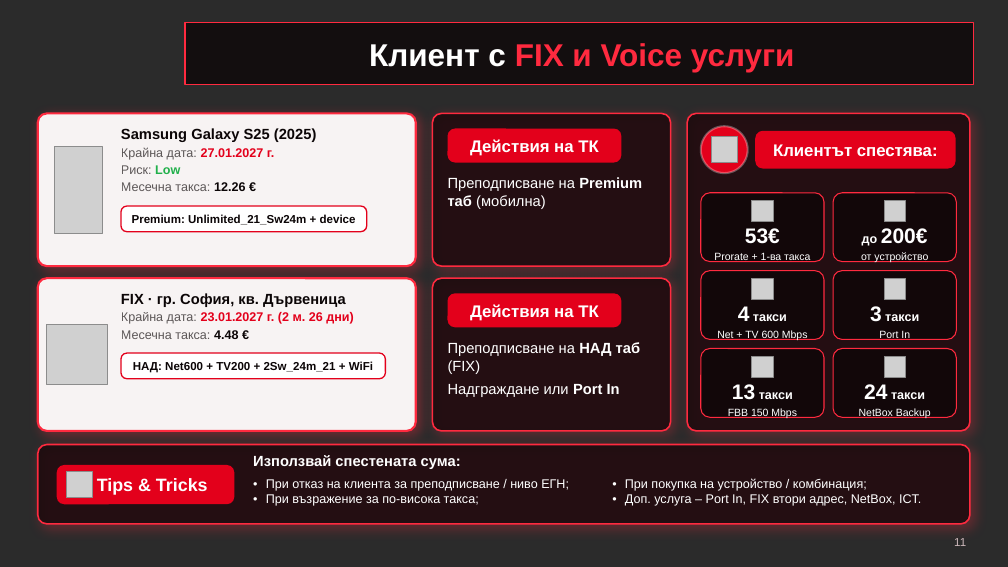
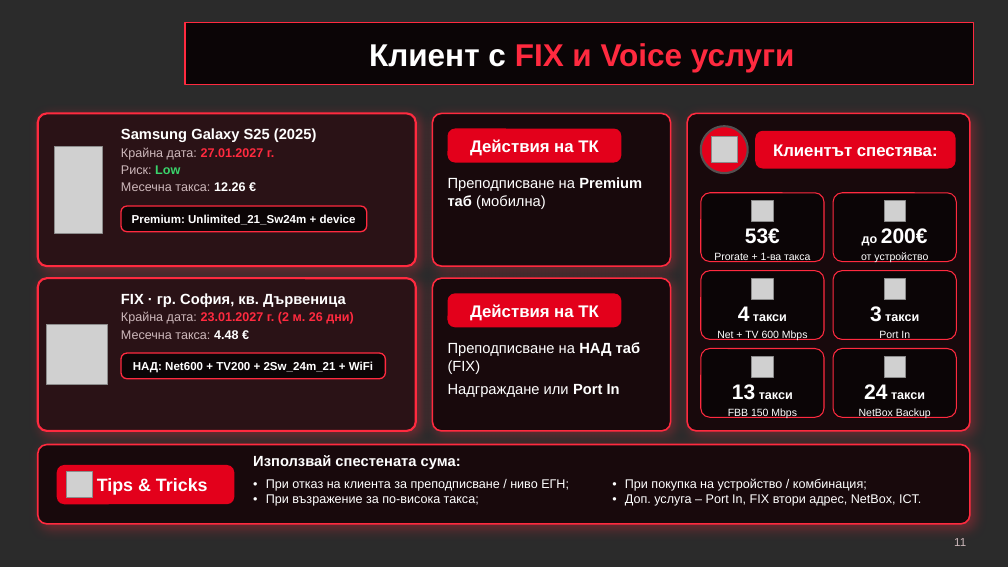
Before and after one commit to kemblix/phonetradebg, a slide deck: slide 11 of Black-Friday-Prepodpisvane.pptx. Drawn at 1008x567 pixels with LibreOffice and Linux fonts; fonts in the diff are those of the drawing; grey boxes stand for pictures; background and template pictures are left out; a plain dark background stands for a picture behind light text. Boxes give left, top, right and bottom in pixels: in the first picture for what was removed or moved away, otherwise in the second. Text is boxed around its words. In the diff, an @@ line names an element or a change of style, - is before the commit and + after.

```diff
--- a/Black-Friday-Prepodpisvane.pptx
+++ b/Black-Friday-Prepodpisvane.pptx
@@ rounded rectangle at (x1=38, y1=113, x2=416, y2=266): fill #F7F3F3 to #2A1216 @@
@@ rounded rectangle at (x1=687, y1=113, x2=970, y2=431): fill #1A0A0D at 85% opacity to #18090C @@
@@ text "Samsung Galaxy S25 (2025)" at (x1=121, y1=128, x2=317, y2=191): text colour #0B0506 to #FFFFFF in "Samsung Galaxy S25 (2025)", "12.26 €"; text colour #0B0506 at 65% opacity to #CDB8BB in "Крайна дата:", "Риск:", "Месечна такса:"; text colour #E3001B to #FF2A3F in "27.01.2027 г."; text colour #21B04B to #3AD36B in "Low" @@
@@ ellipse at (x1=701, y1=126, x2=748, y2=173): outline #FFFFFF 2 pt to #545051 2 pt @@
@@ text "Premium: Unlimited_21_Sw24m + device" at (x1=132, y1=214, x2=356, y2=225): text colour #0B0506 to #FFFFFF @@
@@ rounded rectangle at (x1=121, y1=206, x2=367, y2=232): fill #FFFFFF to #0B0506; outline #E3001B 1.25 pt to #FF2A3F 1.25 pt @@
@@ rounded rectangle at (x1=38, y1=278, x2=416, y2=431): fill #F7F3F3 to #2A1216 @@
@@ text "FIX · гр. София, кв. ..." at (x1=121, y1=293, x2=354, y2=339): text colour #0B0506 to #FFFFFF in "FIX · гр. София, кв. Дървеница", "4.48 €"; text colour #0B0506 at 65% opacity to #CDB8BB in "Крайна дата:", "Месечна такса:"; text colour #E3001B to #FF2A3F in "23.01.2027 г. (2 м. 26 дни)" @@
@@ text "НАД: Net600 + TV200 + ..." at (x1=133, y1=361, x2=373, y2=373): text colour #0B0506 to #FFFFFF @@
@@ rounded rectangle at (x1=121, y1=353, x2=386, y2=379): fill #FFFFFF to #0B0506; outline #E3001B 1.25 pt to #FF2A3F 1.25 pt @@
```
Also in this commit, not shown: 14 other slides changed, 1 other file.
